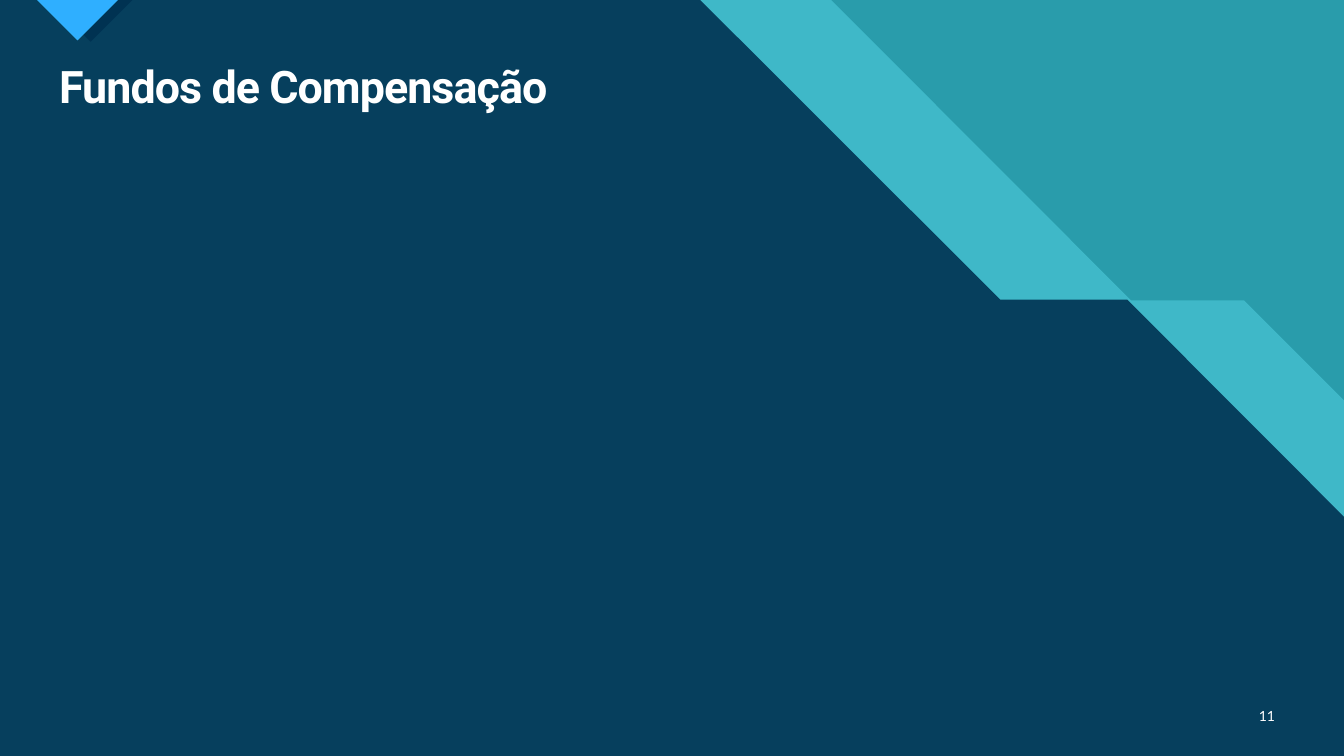
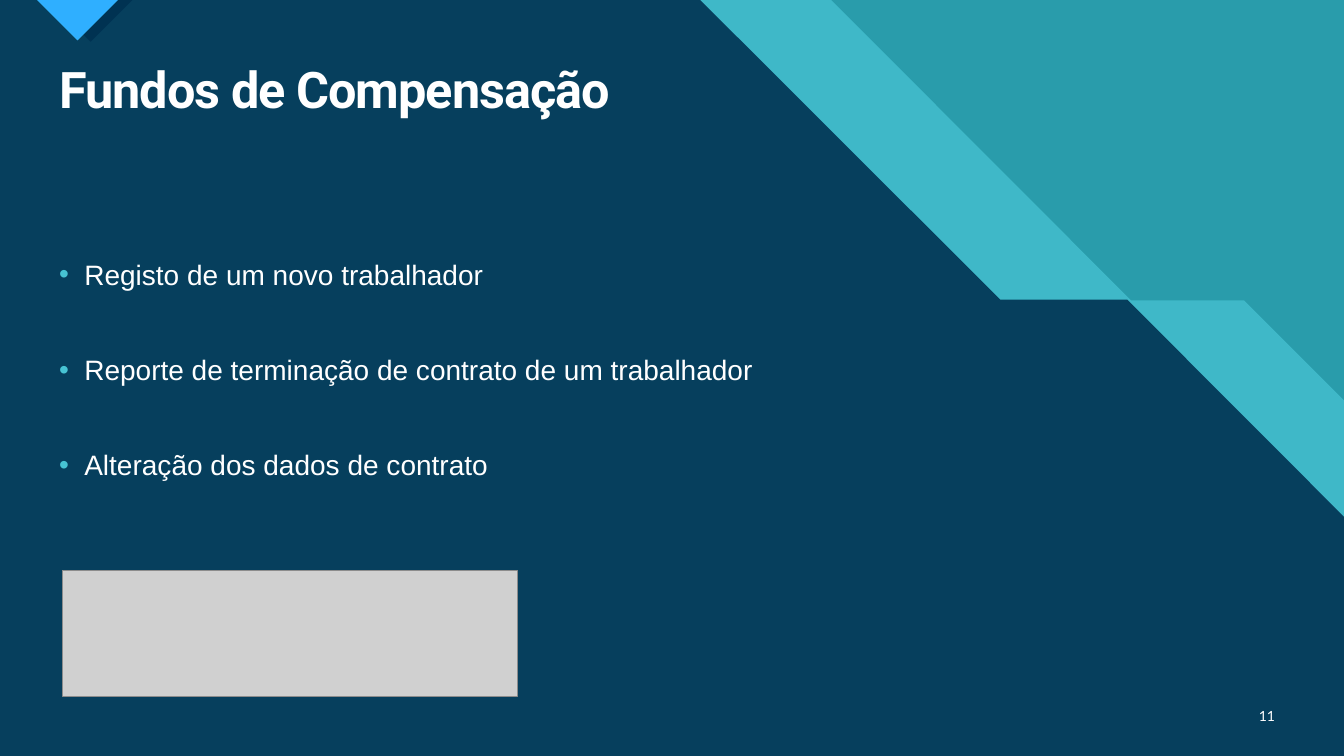
Before and after one commit to pedrocarrega/tese_mestrado_21-22, a slide deck: slide 11 of relatorio_preliminar/presentation.pptx. Drawn at 1344x756 pixels with LibreOffice and Linux fonts; fonts in the diff are those of the drawing; grey boxes stand for pictures. Boxes give left, top, right and bottom in pixels: in the first picture for what was removed or moved away, otherwise in the second. Text is boxed around its words. In the diff, an @@ line names an element or a change of style, - is before the commit and + after.

```diff
--- a/relatorio_preliminar/presentation.pptx
+++ b/relatorio_preliminar/presentation.pptx
@@ title "Fundos de Compensação" at (x1=59, y1=70, x2=610, y2=120): size 32 to 36 pt @@
@@ text added at (x1=84, y1=264, x2=753, y2=481), 20 pt, text #FFFFFF @@
+• Registo de um novo trabalhador
+• Reporte de terminação de contrato de um trabalhador
+• Alteração dos dados de contrato
@@ picture added at (x1=63, y1=571, x2=517, y2=697) @@
```
Also in this commit, not shown: 6 other slides changed, 2 slides added, 2 slides removed.
